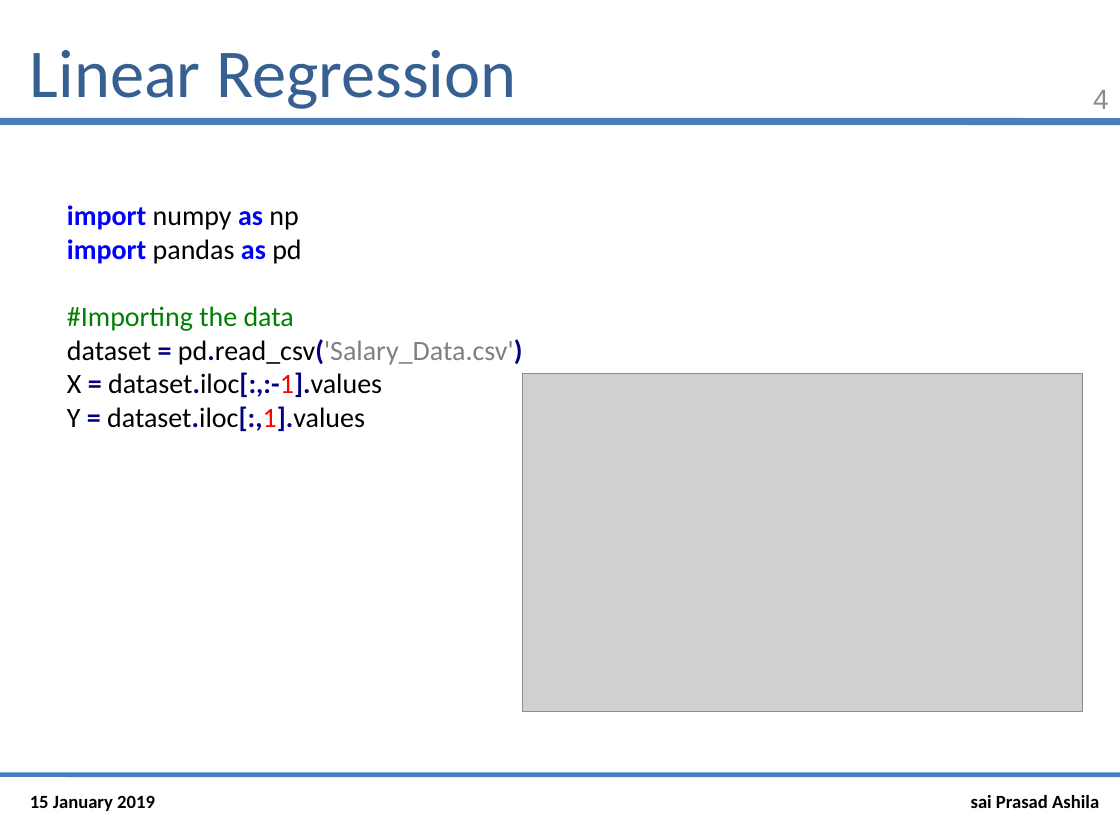
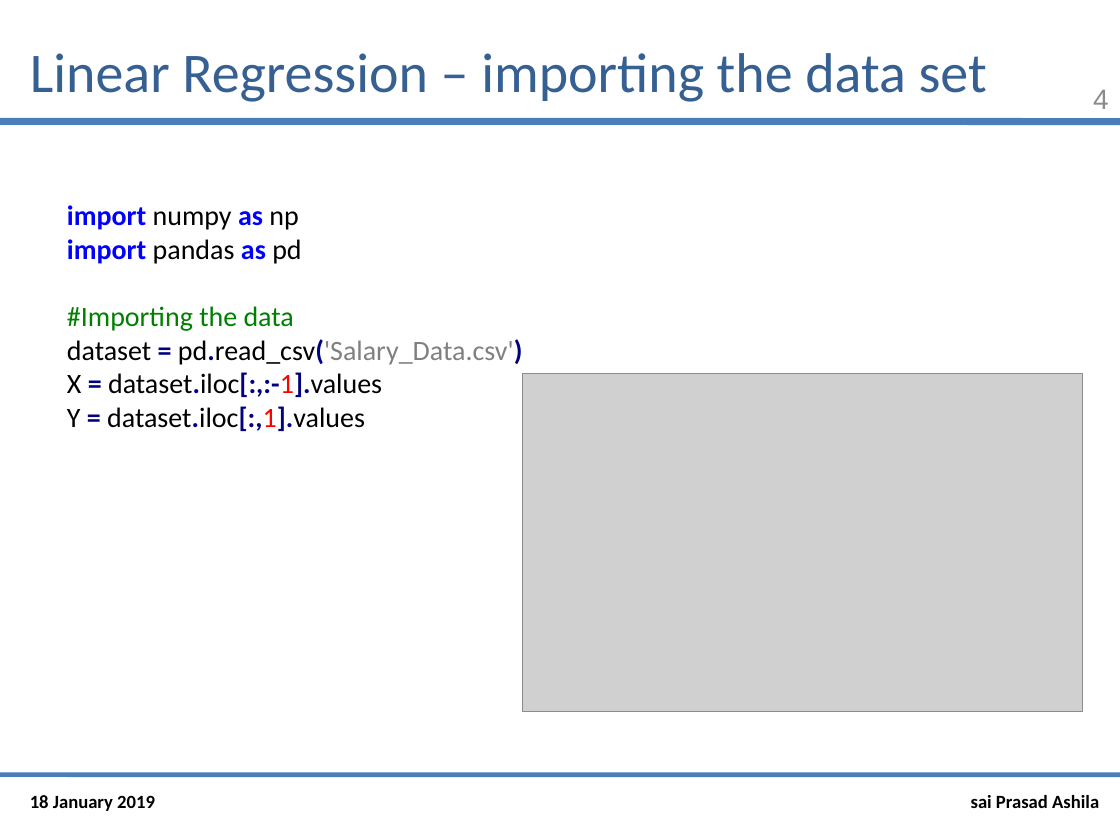
Before and after one commit to saiprasad94/DataSciencePython, a slide deck: slide 4 of Linear_Regression/Linear_Regression.pptx. Drawn at 1120x840 pixels with LibreOffice and Linux fonts; fonts in the diff are those of the drawing; grey boxes stand for pictures. Boxes give left, top, right and bottom in pixels: in the first picture for what was removed or moved away, otherwise in the second. Text is boxed around its words. In the diff, an @@ line names an element or a change of style, - is before the commit and + after.

```diff
--- a/Linear_Regression/Linear_Regression.pptx
+++ b/Linear_Regression/Linear_Regression.pptx
@@ title at <box>30,53,987,102</box>: text changed; size 44 to 36 pt @@
-Linear Regression
+Linear Regression – importing the data set
@@ text at <box>30,795,155,811</box>: text changed @@
-15 January 2019
+18 January 2019
```
Also in this commit, not shown: 10 other slides changed, 5 other files.
